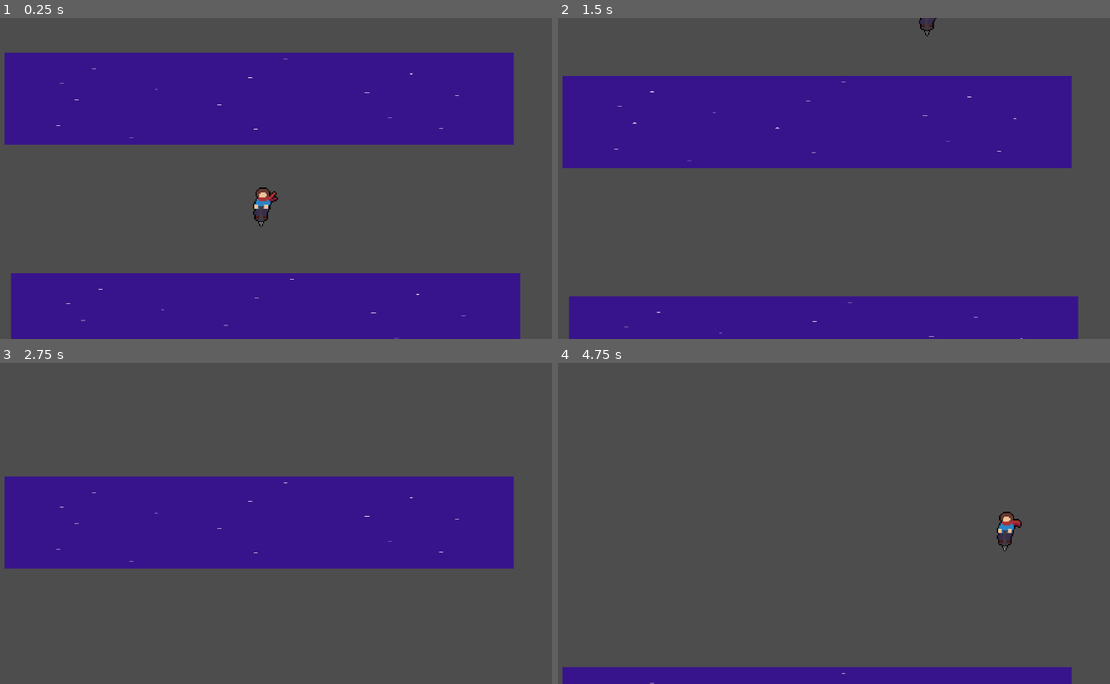
Above: before the commit, frames 1-4 (two rows, left to right).
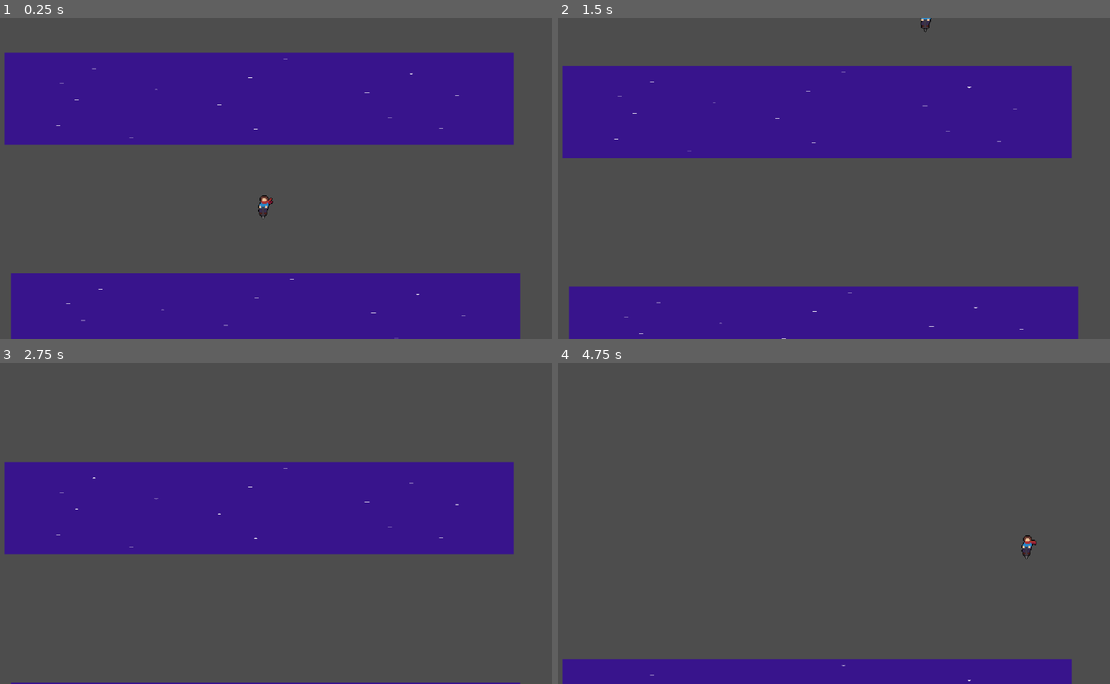
Above: after the commit, the same moments.

Repository: JMQ0598/Pogo-Game-Godot
Game: Godot game, scene res://Assets/Scenes/JumpDemo.tscn
Same seed, same stepped clock (60 frames per second), same inputs: the game is played once before the commit and once after it.
Inputs:
- Up to frame 1 (0.25 s): no input
- Up to frame 2 (1.5 s): hold D (walk_right) from 0.53 s (still down); tap W (walk_up) at 0.77 s
- Up to frame 3 (2.75 s): tap W (walk_up) at 1.52 s; release D (walk_right) at 2.03 s; hold A (walk_left) from 2.03 s (still down)
- Up to frame 4 (4.75 s): release A (walk_left) at 2.78 s; hold D (walk_right) 2.78-4.28 s; tap W (walk_up) at 3.02, 3.77, 4.52 s; hold A (walk_left) from 4.28 s (still down)

The runs differ from the first frame. In frame 1, 0.3% of the frame differs, in the area x 45-51%, y 52-66%; in frame 2, 8.8%; in frame 3, 8.9%, in the area x 0-95%, y 30-100%; in frame 4, 2.9%.

Commit message:
Scale down pogo girl
For real this time

Diff:
--- a/pogo-game/Assets/Scenes/pogo_girl.tscn
+++ b/pogo-game/Assets/Scenes/pogo_girl.tscn
@@ -141,7 +141,7 @@
 size = Vector2(11, 2)
 
 [node name="PogoGirl" type="CharacterBody2D"]
-scale = Vector2(2.5, 2.5)
+scale = Vector2(1.5, 1.5)
 script = ExtResource("1_5unk0")
 
 [node name="AnimatedSprite2D" type="AnimatedSprite2D" parent="."]
